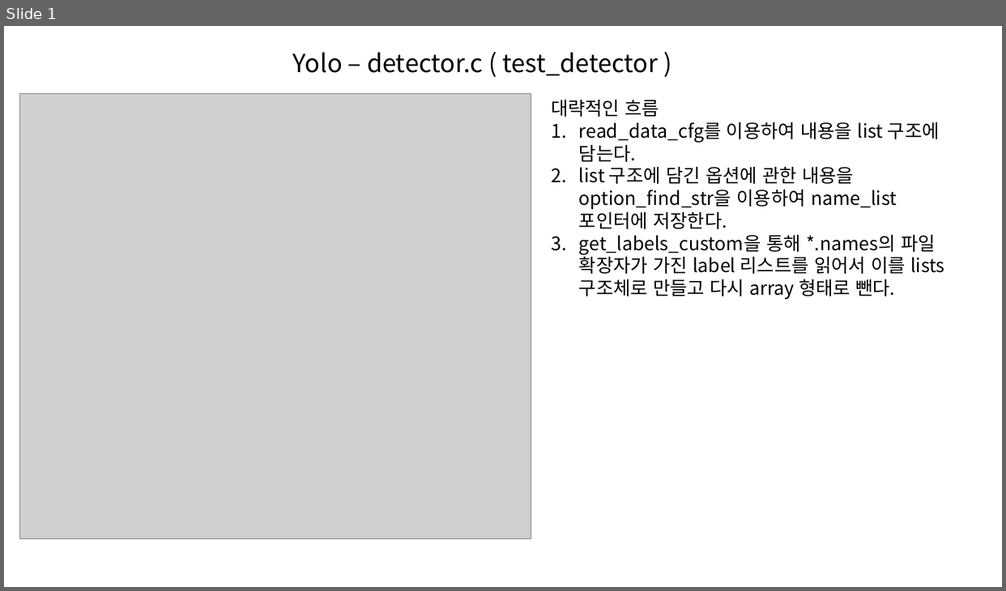
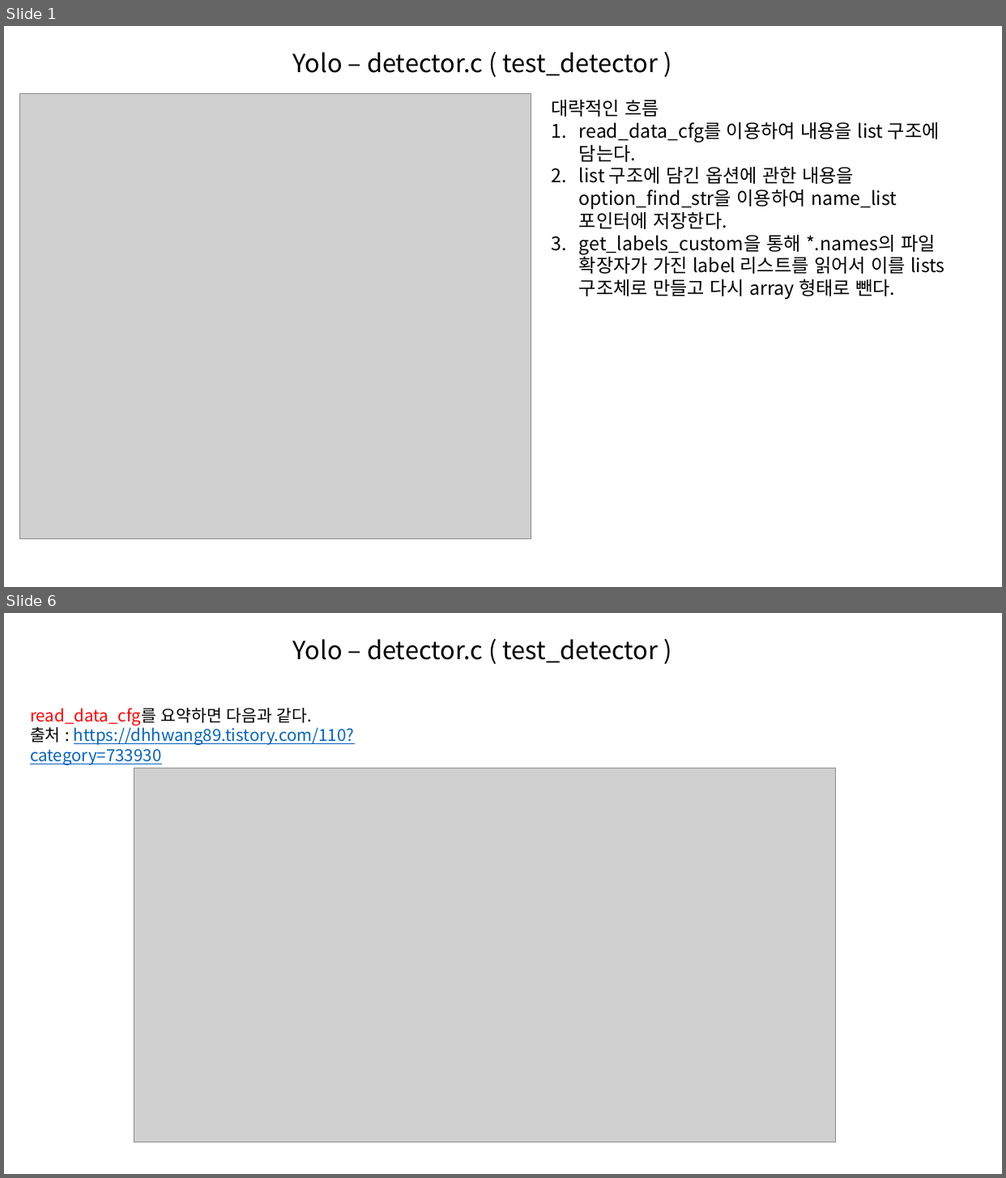
Before and after one commit to hotteock/my_proj, a slide deck: License plate recognition/yolo_code_review/yolo_code_review.pptx. Shown one above the other, each under a label of ours: slide 1 before the commit, slides 1 and 6 after it; the slides between them are not shown. The pictures are 1006x591 and 1006x1178 pixels, drawn with LibreOffice and Linux fonts; fonts in the diff are those of the drawing; grey boxes stand for pictures. Boxes give left, top, right and bottom in pixels: in the first picture for what was removed or moved away, otherwise in the second. Text is boxed around its words. In the diff, an @@ line names an element or a change of style, - is before the commit and + after.

```diff
--- a/License plate recognition/yolo_code_review/yolo_code_review.pptx
+++ b/License plate recognition/yolo_code_review/yolo_code_review.pptx
@@ slide 6 added at (4, 613, 1002, 1174), background #FFFFFF @@
@@ text added at (293, 639, 658, 663), 24 pt, text #000000 @@
+Yolo – detector.c ( test_detector )
@@ text added at (30, 708, 355, 745), 16 pt, text #0563C1, underline @@
+read_data_cfg를 요약하면 다음과 같다.
+출처 : https://dhhwang89.tistory.com/110?category=733930
@@ picture added at (134, 769, 836, 1143) @@
```
Also in this commit, not shown: 12 other slides added.
